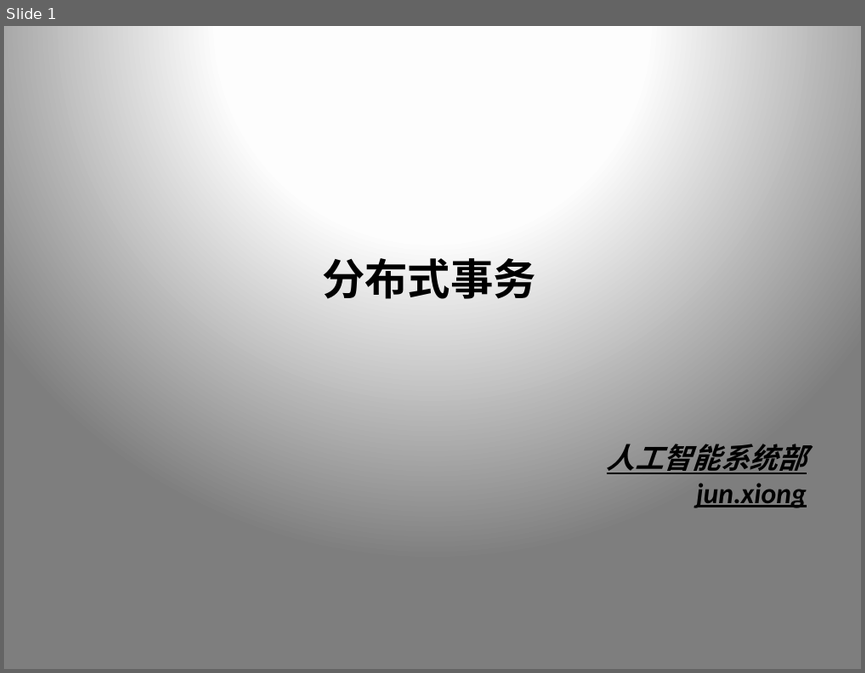
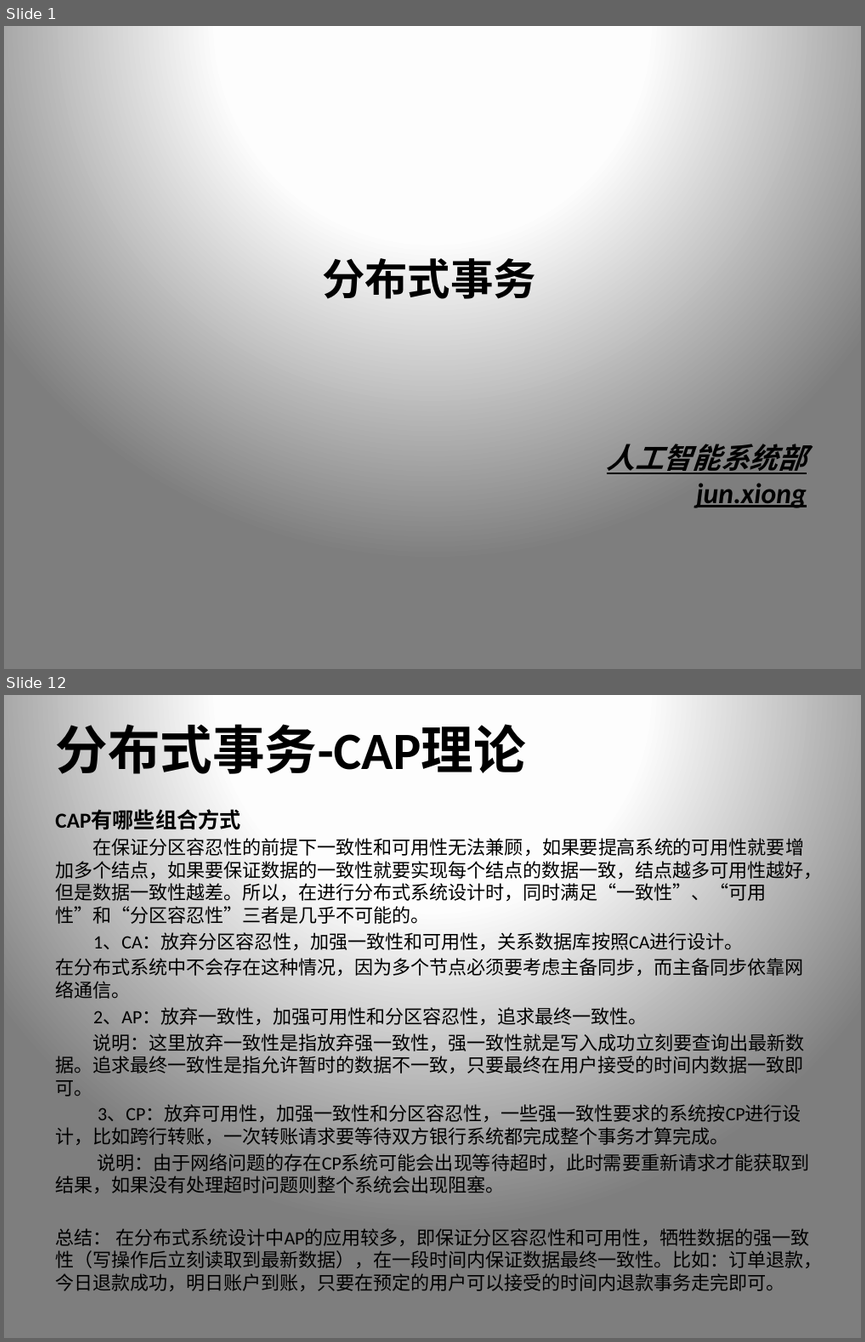
Before and after one commit to xiongpeter/study-notes, a slide deck: 我的.pptx. Shown one above the other, each under a label of ours: slide 1 before the commit, slides 1 and 12 after it; the slides between them are not shown. The pictures are 865x673 and 865x1342 pixels, drawn with LibreOffice and Linux fonts; fonts in the diff are those of the drawing. Boxes give left, top, right and bottom in pixels: in the first picture for what was removed or moved away, otherwise in the second. Text is boxed around its words. In the diff, an @@ line names an element or a change of style, - is before the commit and + after.

```diff
--- a/我的.pptx
+++ b/我的.pptx
@@ slide 12 added at [4, 695, 861, 1338], background gradient #FFFFFF to #FEFEFE to #7F7F7F @@
@@ title added at [55, 715, 525, 783], 44 pt, text #000000, bold @@
+分布式事务-CAP理论
@@ text added at [55, 810, 822, 1291], 15.8 pt, text #000000 @@
+CAP有哪些组合方式
+在保证分区容忍性的前提下一致性和可用性无法兼顾，如果要提高系统的可用性就要增加多个结点，如果要保证数据的一致性就要实现每个结点的数据一致，结点越多可用性越好，但是数据一致性越差。所以，在进行分布式系统设计时，同时满足“一致性”、“可用性”和“分区容忍性”三者是几乎不可能的。
+1、CA：放弃分区容忍性，加强一致性和可用性，关系数据库按照CA进行设计。
+在分布式系统中不会存在这种情况，因为多个节点必须要考虑主备同步，而主备同步依靠网络通信。
+2、AP：放弃一致性，加强可用性和分区容忍性，追求最终一致性。
+说明：这里放弃一致性是指放弃强一致性，强一致性就是写入成功立刻要查询出最新数据。追求最终一致性是指允许暂时的数据不一致，只要最终在用户接受的时间内数据一致即可。
+3、CP：放弃可用性，加强一致性和分区容忍性，一些强一致性要求的系统按CP进行设计，比如跨行转账，一次转账请求要等待双方银行系统都完成整个事务才算完成。
+说明：由于网络问题的存在CP系统可能会出现等待超时，此时需要重新请求才能获取到结果，如果没有处理超时问题则整个系统会出现阻塞。
+总结： 在分布式系统设计中AP的应用较多，即保证分区容忍性和可用性，牺牲数据的强一致性（写操作后立刻读取到最新数据），在一段时间内保证数据最终一致性。比如：订单退款，今日退款成功，明日账户到账，只要在预定的用户可以接受的时间内退款事务走完即可。
```
Also in this commit, not shown: 10 slides changed, 3 other slides added, 2 slides removed.
